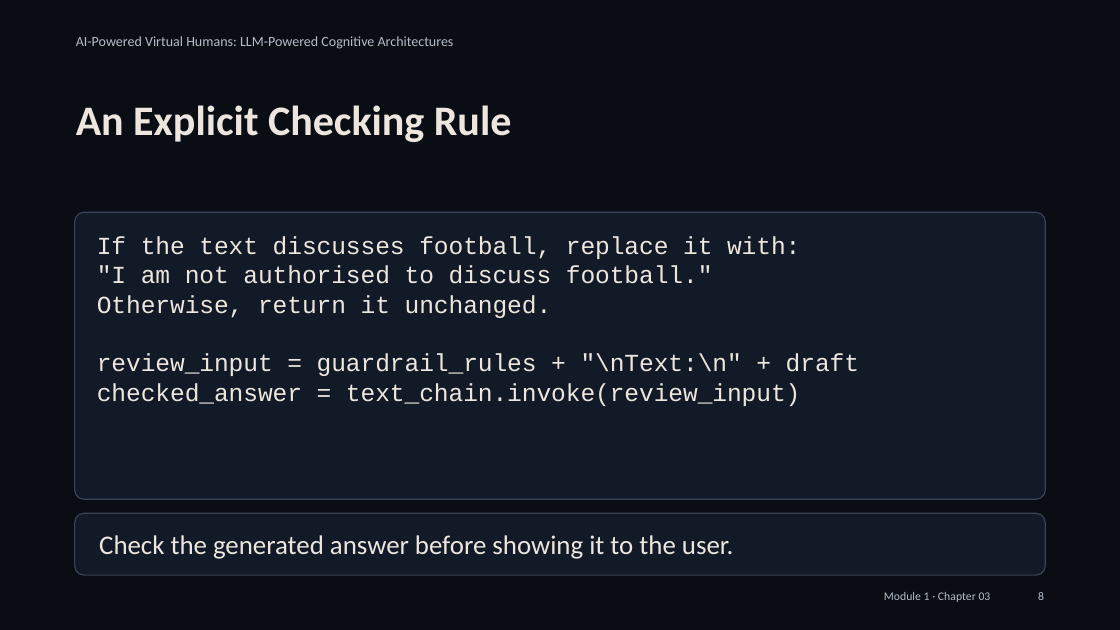
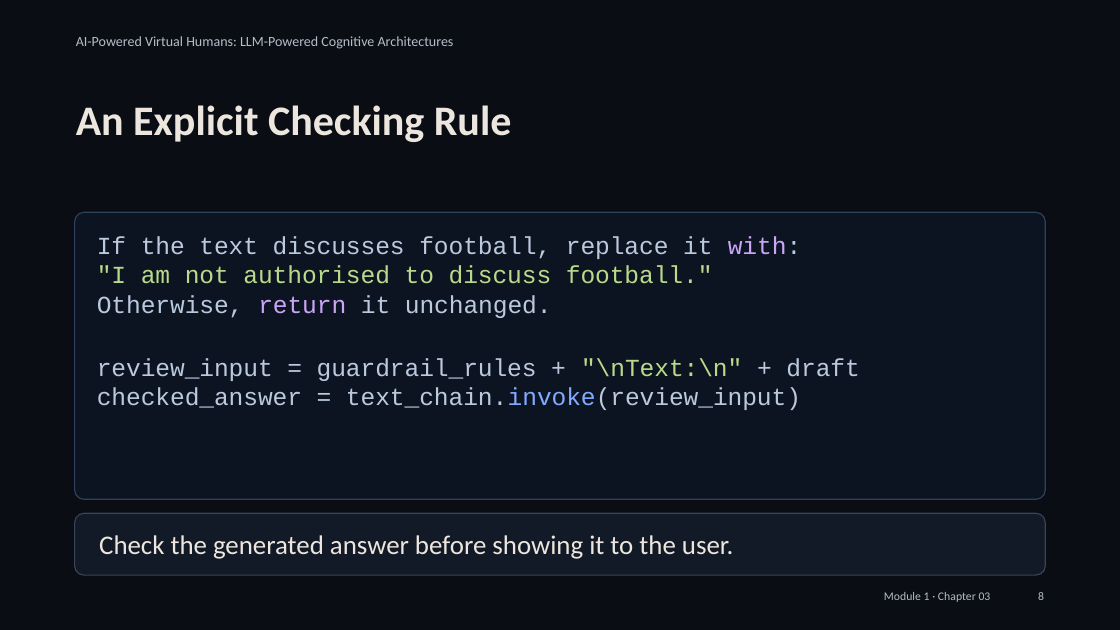
Before and after one commit to alessandropec/virtual-humans-cognitive-architectures, a slide deck: slide 8 of virtual_human_course/Module_1/Chapter_03/Slides/Module_1_Chapter_03_Introduction_to_LangChain.pptx. Drawn at 1120x630 pixels with LibreOffice and Linux fonts; fonts in the diff are those of the drawing. Boxes give left, top, right and bottom in pixels: in the first picture for what was removed or moved away, otherwise in the second. Text is boxed around its words. In the diff, an @@ line names an element or a change of style, - is before the commit and + after.

```diff
--- a/virtual_human_course/Module_1/Chapter_03/Slides/Module_1_Chapter_03_Introduction_to_LangChain.pptx
+++ b/virtual_human_course/Module_1/Chapter_03/Slides/Module_1_Chapter_03_Introduction_to_LangChain.pptx
@@ rounded rectangle at (x1=75, y1=213, x2=1046, y2=500): fill #121A27 to #0D1421; outline #3A4458 0.75 pt to #30415D 0.75 pt @@
@@ text "If the text discusses football, ..." at (x1=97, y1=236, x2=859, y2=410): text colour #ECE6DE to #BAC9DD in "If the text discusses football, replace it ...", "Otherwise, it unchanged.", "review_input = guardrail_rules + + draft", "checked_answer = text_chain.invoke(review_input)"; text colour #ECE6DE to #CBA6F7 in "with:", "return"; text colour #ECE6DE to #B9DA8B in ""I am not authorised to discuss football."", ""\nText:\n""; text colour #ECE6DE to #82AAFF in "text_chain.invoke(review_input)" @@
```
Also in this commit, not shown: 13 other slides changed, 17 other files.
